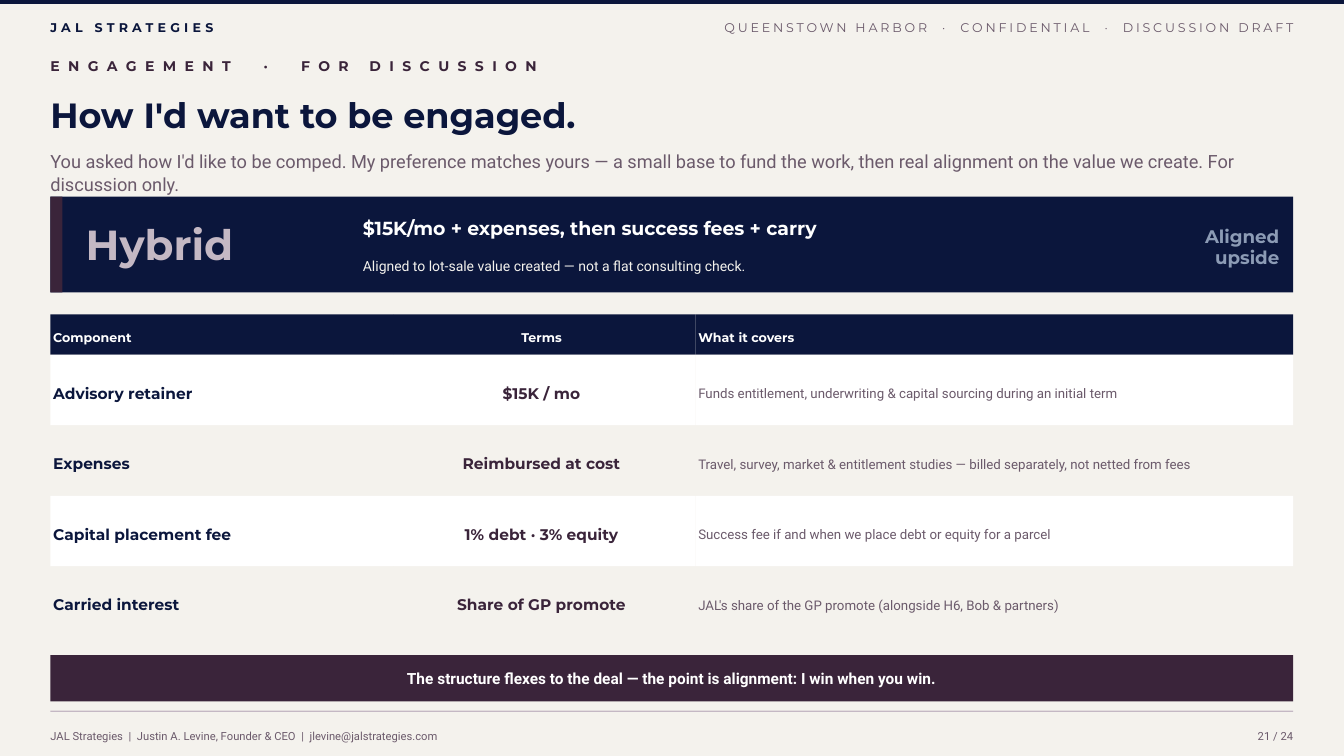
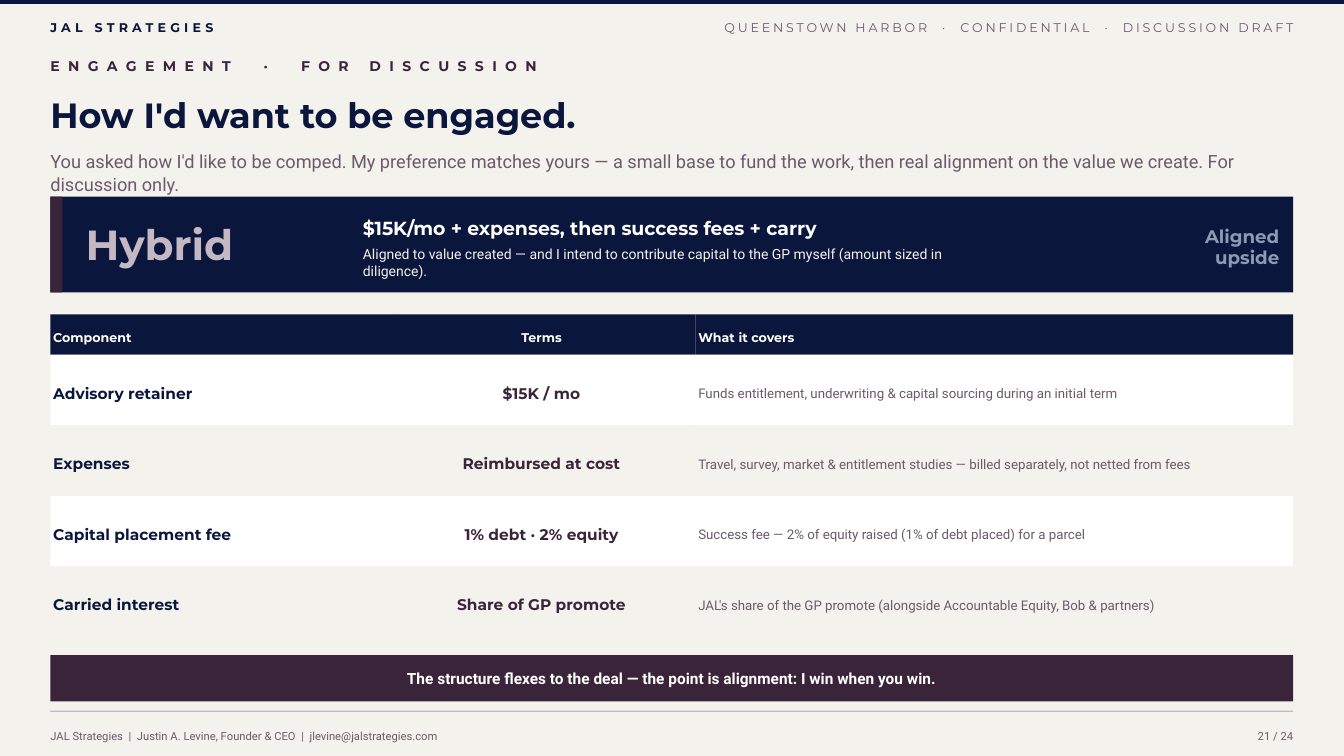
Before and after one commit to jlevine711/Apex, a slide deck: slide 21 of JAL_Queenstown_Harbor_Proposal.pptx. Drawn at 1344x756 pixels with LibreOffice and Linux fonts; fonts in the diff are those of the drawing. Boxes give left, top, right and bottom in pixels: in the first picture for what was removed or moved away, otherwise in the second. Text is boxed around its words. In the diff, an @@ line names an element or a change of style, - is before the commit and + after.

```diff
--- a/JAL_Queenstown_Harbor_Proposal.pptx
+++ b/JAL_Queenstown_Harbor_Proposal.pptx
@@ text at (363, 248, 942, 279): text changed @@
-Aligned to lot-sale value created — not a flat consulting check.
+Aligned to value created — and I intend to contribute capital to the GP myself (amount sized in diligence).
@@ text "Aligned to value created — ..." at (363, 248, 942, 279): vertical alignment middle to top @@
@@ text at (465, 528, 618, 543): text changed @@
-1% debt · 3% equity
+1% debt · 2% equity
@@ text at (698, 528, 1085, 542): text changed @@
-Success fee if and when we place debt or equity for a parcel
+Success fee — 2% of equity raised (1% of debt placed) for a parcel
@@ text at (698, 599, 1154, 613): text changed @@
-JAL's share of the GP promote (alongside H6, Bob & partners)
+JAL's share of the GP promote (alongside Accountable Equity, Bob & partners)
```
Also in this commit, not shown: 4 other slides changed, 5 other files.
